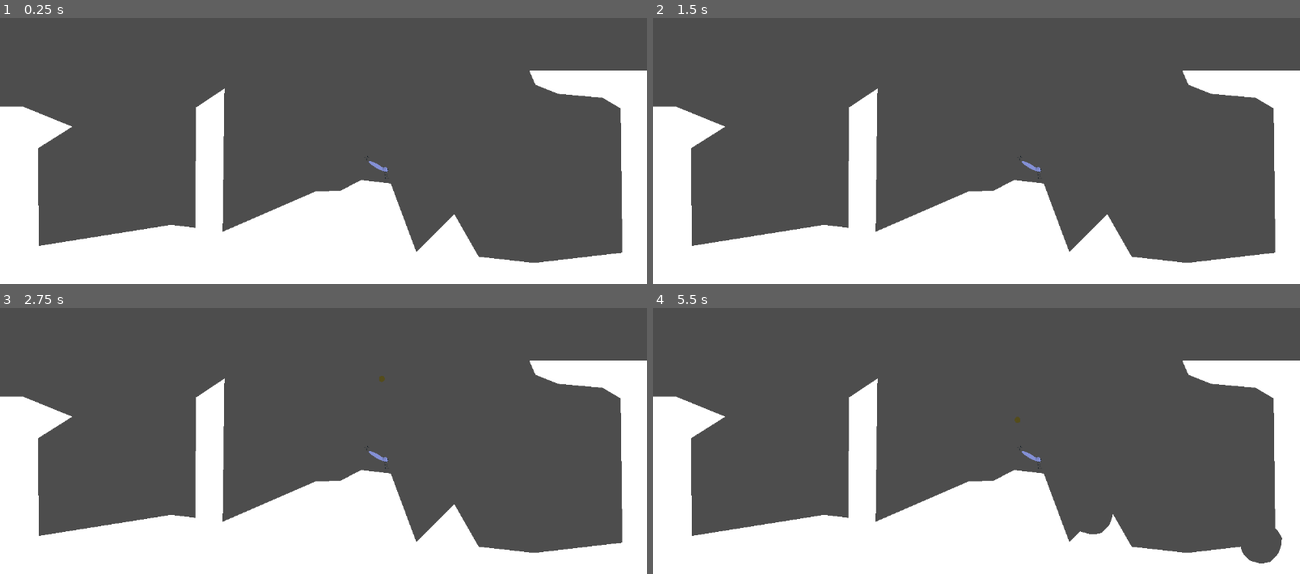
Above: before the commit, frames 1-4 (two rows, left to right).
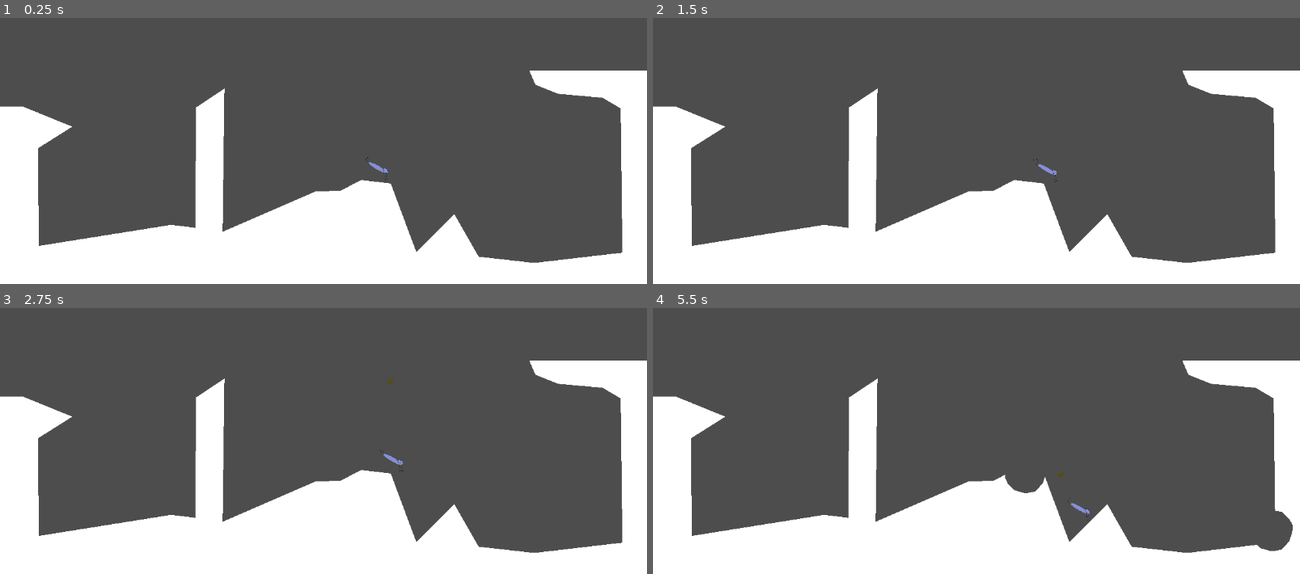
Above: after the commit, the same moments.

Repository: Jacob-Hawksley/Bugs
Game: Godot game, scene res://main.tscn
Two runs of this game, one before a commit and one after it. Both use one fixed random seed, a clock stepped at 60 frames per second and the inputs below.
Inputs (mouse positions are in pixels of both pictures, inside the frame that each line leads up to):
- Up to frame 1 (0.25 s): no input
- Up to frame 2 (1.5 s): tap Enter (ui_accept) at 0.5, 0.6, 0.77, 1.07 s; move the mouse to (1118, 84) at 0.52 s; hold D (right, bound only after the commit) from 0.53 s (still down); move the mouse to (847, 119) at 1.27 s; tap Space (shoot) at 1.35 s
- Up to frame 3 (2.75 s): tap Enter (ui_accept) at 1.52, 1.55, 1.82, 2.1 s; move the mouse to (388, 313) at 2.02 s; release D (right, bound only after the commit) at 2.03 s; hold A (left, bound only after the commit) from 2.03 s (still down)
- Up to frame 4 (5.5 s): move the mouse to (944, 464) at 2.77 s; release A (left, bound only after the commit) at 2.78 s; hold D (right, bound only after the commit) 2.78-4.28 s; tap Space (shoot) at 2.85, 4.35 s; tap Enter (ui_accept) at 3.02, 3.05, 3.32, 3.6, 3.77, 4.07, 4.52, 4.55, 4.82, 5.1 s; move the mouse to (1170, 446) at 3.52 s; move the mouse to (782, 337) at 4.27 s; hold A (left, bound only after the commit) 4.28-5.03 s; move the mouse to (1008, 393) at 5.02 s; hold D (right, bound only after the commit) from 5.03 s (still down)

The runs differ from the first frame. In frame 1, less than 0.1% of the frame differs, in the area x 56-60%, y 51-61%; in frame 2, 0.1%; in frame 3, 0.1%; in frame 4, 1.4%, in the area x 54-99%, y 41-97%.

Commit message:
Movement

Diff:
--- a/bugs/DungBeetle.tscn
+++ b/bugs/DungBeetle.tscn
@@ -1,7 +1,8 @@
-[gd_scene load_steps=12 format=3 uid="uid://8jyahvu604mu"]
+[gd_scene load_steps=13 format=3 uid="uid://8jyahvu604mu"]
 
 [ext_resource type="Script" uid="uid://6djr5rpsiql1" path="res://dungbeetle.gd" id="1_5tacl"]
 [ext_resource type="Texture2D" uid="uid://bq6nvixmihdmb" path="res://1757340681626.png" id="2_femoj"]
+[ext_resource type="Script" uid="uid://pdso6p4y0ji0" path="res://character_body_2d.gd" id="3_c2s0j"]
 
 [sub_resource type="AtlasTexture" id="AtlasTexture_c2s0j"]
 atlas = ExtResource("2_femoj")
@@ -84,3 +85,6 @@
 [node name="CollisionShape2D" type="CollisionShape2D" parent="Area2D"]
 position = Vector2(-2.22222, -3.88889)
 shape = SubResource("RectangleShape2D_femoj")
+
+[node name="CharacterBody2D" type="CharacterBody2D" parent="."]
+script = ExtResource("3_c2s0j")
--- /dev/null
+++ b/bugs/character_body_2d.gd
@@ -0,0 +1,17 @@
+extends CharacterBody2D
+
+
+const SPEED = 300.0
+const JUMP_VELOCITY = -400.0
+
+
+func _physics_process(delta: float) -> void:
+	# Add the gravity.
+
+
+	# Handle jump.
+	if Input.is_action_just_pressed("ui_accept") and is_on_floor():
+		velocity.y = JUMP_VELOCITY
+
+	# Get the input direction and handle the movement/deceleration.
+	# As good practice, you should replace UI actions with custom gameplay actions.
--- a/bugs/dungbeetle.gd
+++ b/bugs/dungbeetle.gd
@@ -1,7 +1,7 @@
 extends CharacterBody2D
 @export var dung: PackedScene = preload("res://dung.tscn")
 @onready var marker = $Marker2D
-
+var SPEED = 100
 
 func _process(delta: float) -> void:
 	if Input.is_action_just_pressed("shoot"):
@@ -15,3 +15,14 @@
 	var d = dung.instantiate()
 	owner.add_child(d)
 	d.transform = marker.global_transform
+
+func _physics_process(delta: float) -> void:
+	if not is_on_floor():
+		velocity += get_gravity() * delta
+	var direction := Input.get_axis("left", "right")
+	if direction:
+		velocity.x = direction * SPEED
+	else:
+		velocity.x = move_toward(velocity.x, 0, SPEED)
+
+	move_and_slide()
--- a/bugs/project.godot
+++ b/bugs/project.godot
@@ -34,6 +34,16 @@
 "events": [Object(InputEventKey,"resource_local_to_scene":false,"resource_name":"","device":-1,"window_id":0,"alt_press …(191 unchanged characters)…
 ]
 }
+left={
+"deadzone": 0.2,
+"events": [Object(InputEventKey,"resource_local_to_scene":false,"resource_name":"","device":-1,"window_id":0,"alt_pressed":false,"shift_pressed":false,"ctrl_pressed":false,"meta_pressed":false,"pressed":false,"keycode":0,"physical_keycode":65,"key_label":0,"unicode":97,"location":0,"echo":false,"script":null)
+]
+}
+right={
+"deadzone": 0.2,
+"events": [Object(InputEventKey,"resource_local_to_scene":false,"resource_name":"","device":-1,"window_id":0,"alt_pressed":false,"shift_pressed":false,"ctrl_pressed":false,"meta_pressed":false,"pressed":false,"keycode":0,"physical_keycode":68,"key_label":0,"unicode":100,"location":0,"echo":false,"script":null)
+]
+}
 
 [rendering]
 
Not shown, added: bugs/character_body_2d.gd.uid
